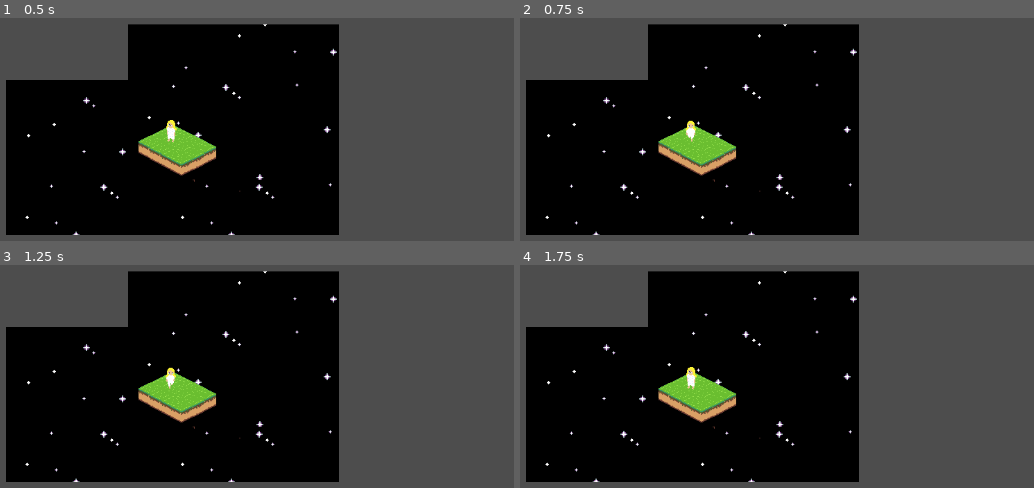
Above: before the commit, frames 1-4 (two rows, left to right).
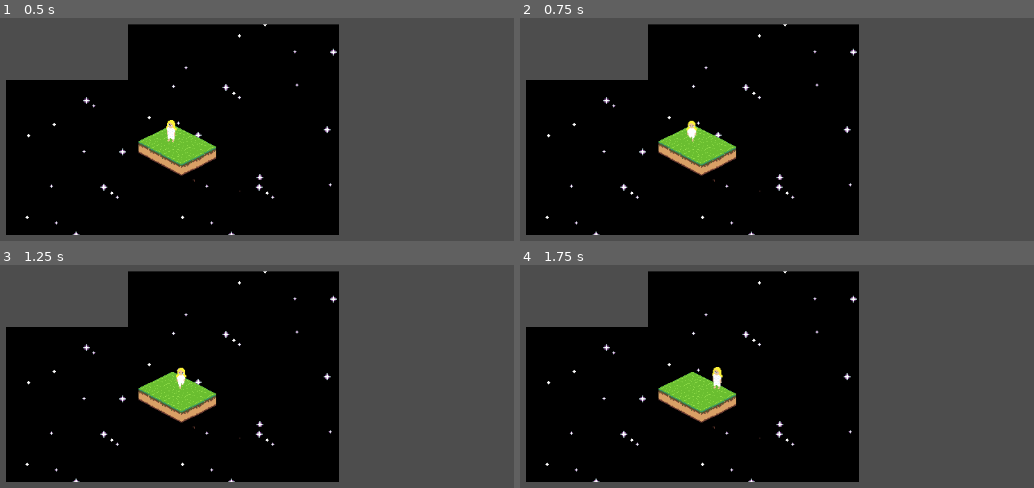
Above: after the commit, the same moments.

Repository: stuartwk/iso_walk
Game: Godot game, scene res://node_2d.tscn
The game is run twice, just before and just after one commit, with the same random seed, the same clock (stepped at 60 frames per second) and the same inputs.
Inputs:
- Up to frame 1 (0.5 s): no input
- Up to frame 2 (0.75 s): tap Enter at 0.5 s; hold Right (ui_right) from 0.53 s (still down)
- Up to frame 3 (1.25 s): keep holding Right (ui_right)
- Up to frame 4 (1.75 s): release Right (ui_right) at 1.28 s; hold Down (ui_down) from 1.28 s (still down)

Frame 1 is identical in both runs. In frame 2, 0.1% of the frame differs, in the area x 32-35%, y 45-56%; in frame 3, 0.3%; in frame 4, 0.3%, in the area x 32-40%, y 45-56%.

Commit message:
left and right movement, no tilemap collision

Diff:
--- a/scripts/Walk.gd
+++ b/scripts/Walk.gd
@@ -5,12 +5,19 @@
 ## maybe it just checks for the closest child node?
 @onready var _animated_sprite = $AnimatedSprite2D
 
+@export var speed: int = 80.0;
+
+
 ## _process is called in every frame of the general loop
 func _process(delta):
 	## we are watching for input actions here
 	if Input.is_action_pressed("ui_right"):
 		_animated_sprite.play('walk')
+		velocity.x += 1
 	elif Input.is_action_pressed("ui_left"):
 		_animated_sprite.play('walk')
+		velocity.x -= 1
 	else:
 		_animated_sprite.play('idle')
+
+	move_and_slide()
